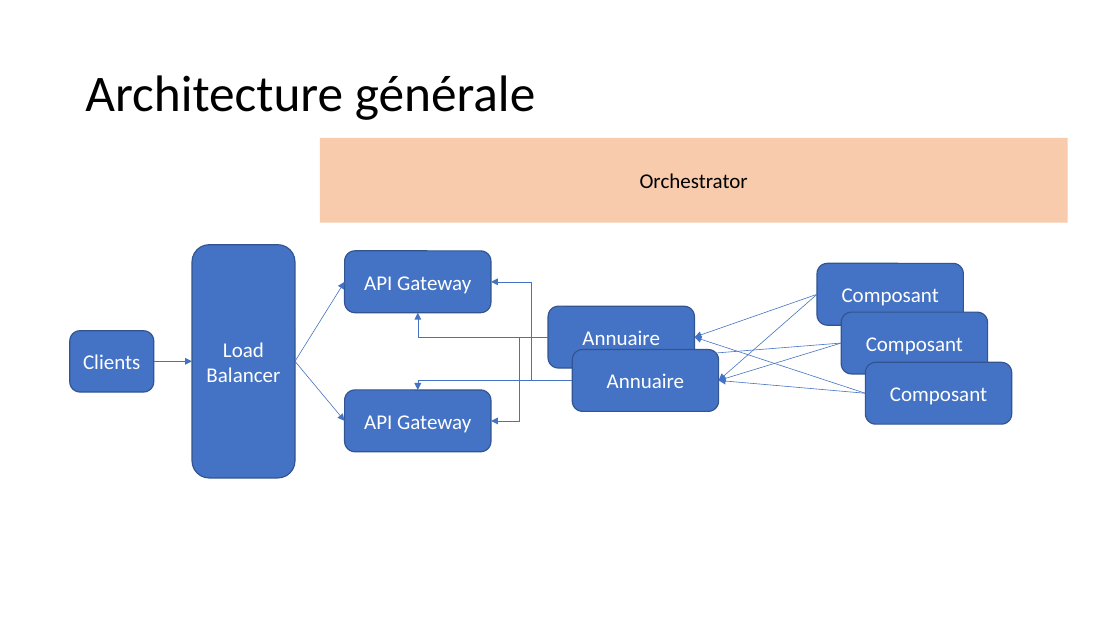
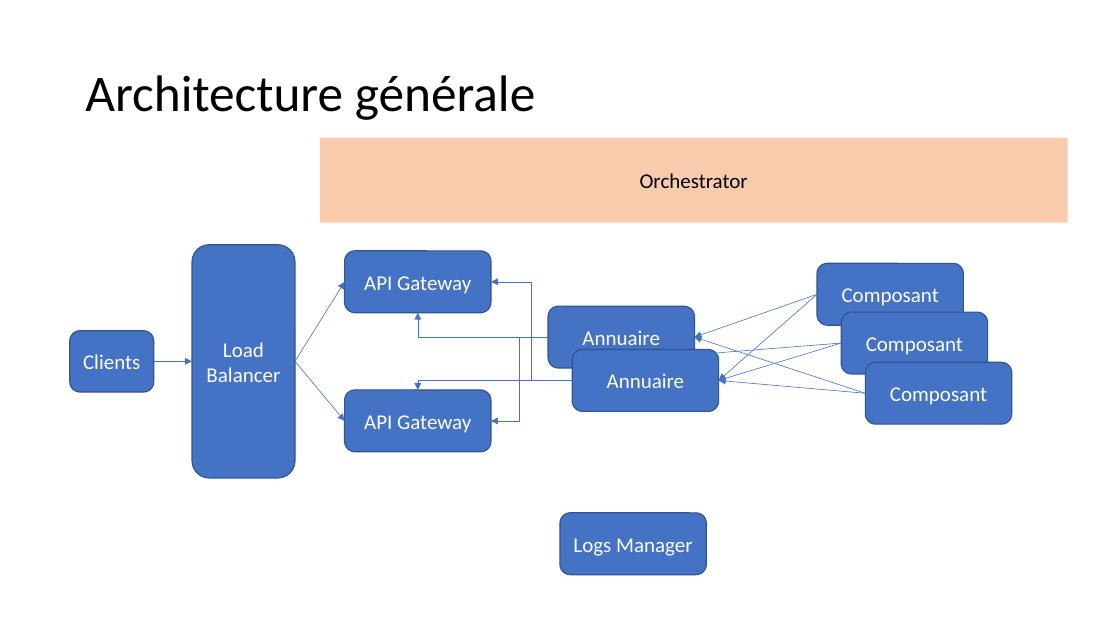
Before and after one commit to apulcino/MSAFO, a slide deck: slide 7 of maquette.pptx. Drawn at 1120x630 pixels with LibreOffice and Linux fonts; fonts in the diff are those of the drawing. Boxes give left, top, right and bottom in pixels: in the first picture for what was removed or moved away, otherwise in the second. Text is boxed around its words. In the diff, an @@ line names an element or a change of style, - is before the commit and + after.

```diff
--- a/maquette.pptx
+++ b/maquette.pptx
@@ rounded rectangle added at bbox=[560, 513, 707, 576], fill #4472C4, outline #325491 1 pt, 18 pt, text #FFFFFF @@
+Logs Manager
```
Also in this commit, not shown: 3 other slides changed, 8 slides added, 2 other files.
